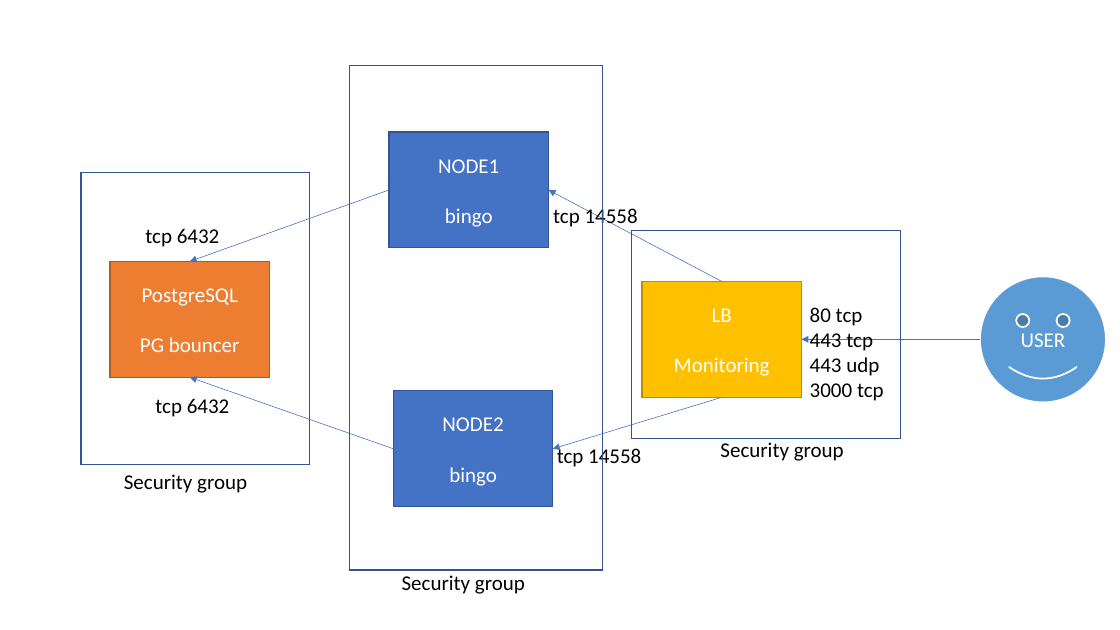
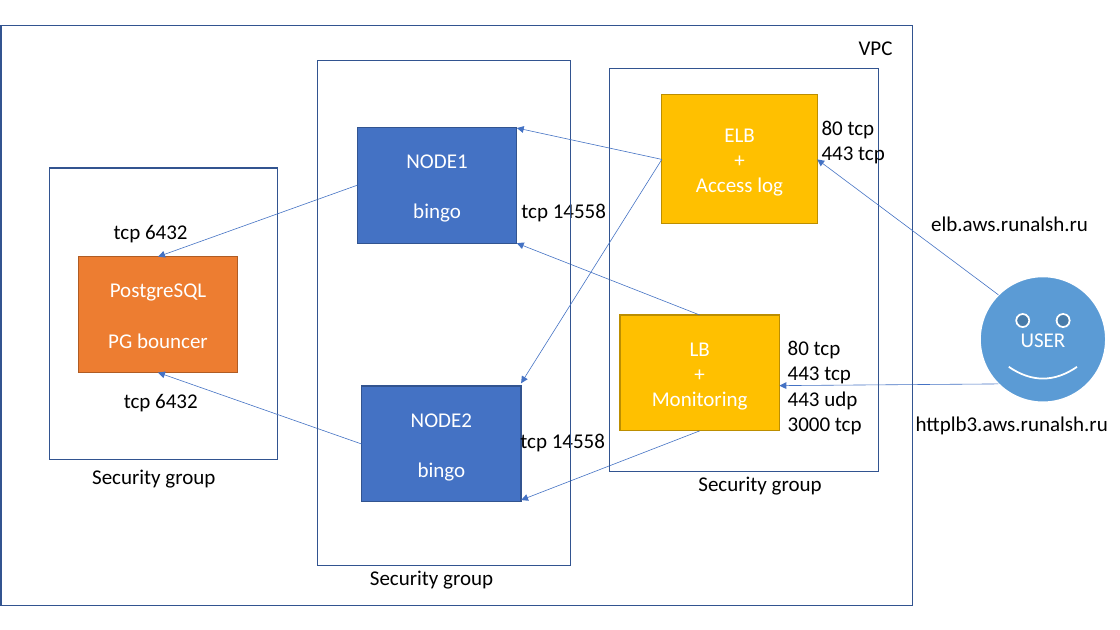
Before and after one commit to runalsh/yandex-young-devops-training, a slide deck: slide 16 of presentation.pptx. Drawn at 1120x630 pixels with LibreOffice and Linux fonts; fonts in the diff are those of the drawing. Boxes give left, top, right and bottom in pixels: in the first picture for what was removed or moved away, otherwise in the second. Text is boxed around its words. In the diff, an @@ line names an element or a change of style, - is before the commit and + after.

```diff
--- a/presentation.pptx
+++ b/presentation.pptx
@@ rectangle added at [1, 25, 912, 606], outline #325491 1 pt @@
@@ text added at [859, 41, 893, 55], 18 pt, text #000000 @@
+VPC
@@ 5 rectangles, 5 texts, 2 arrows: place and size @@
-5 rectangles, 5 texts, 2 arrows at [81, 66, 638, 594]
+5 rectangles, 5 texts, 2 arrows at [50, 60, 606, 589]
@@ rectangle: place and size @@
-rectangle at [632, 230, 901, 438]
+rectangle at [610, 68, 879, 471]
@@ rectangle added at [662, 95, 818, 224], fill #FFC000, outline #BD8E00 1 pt, 18 pt, text #FFFFFF @@
+ELB
++
+Access log
@@ arrow added from (662, 160) to (517, 128), #4472C4 0.5 pt @@
@@ text added at [822, 120, 885, 167], 18 pt, text #000000 @@
+80 tcp
+443 tcp
@@ arrow added from (662, 160) to (521, 383), #4472C4 0.5 pt @@
@@ arrow added from (999, 295) to (818, 160), #4472C4 0.5 pt @@
@@ text added at [931, 216, 1088, 231], 18 pt, text #000000 @@
+elb.aws.runalsh.ru
@@ arrow moved from (722, 281) - (549, 190) to (700, 315) - (517, 243) @@
@@ 2 texts, 1 rectangle: place and size @@
-2 texts, 1 rectangle at [642, 281, 884, 461]
+2 texts, 1 rectangle at [620, 315, 862, 495]
@@ text in rectangle at [620, 315, 780, 431]: paragraph added @@
++
@@ arrow moved from (981, 339) - (802, 339) to (999, 384) - (780, 386) @@
@@ text added at [916, 416, 1108, 435], 18 pt, text #000000 @@
+httplb3.aws.runalsh.ru
@@ text "tcp 14558": place and size @@
-text "tcp 14558" at [557, 445, 641, 469]
+text "tcp 14558" at [520, 431, 605, 455]
@@ arrow moved from (722, 397) - (553, 449) to (700, 431) - (521, 500) @@
```
Also in this commit, not shown: 4 other slides changed, 1 slide removed, 3 other files.
